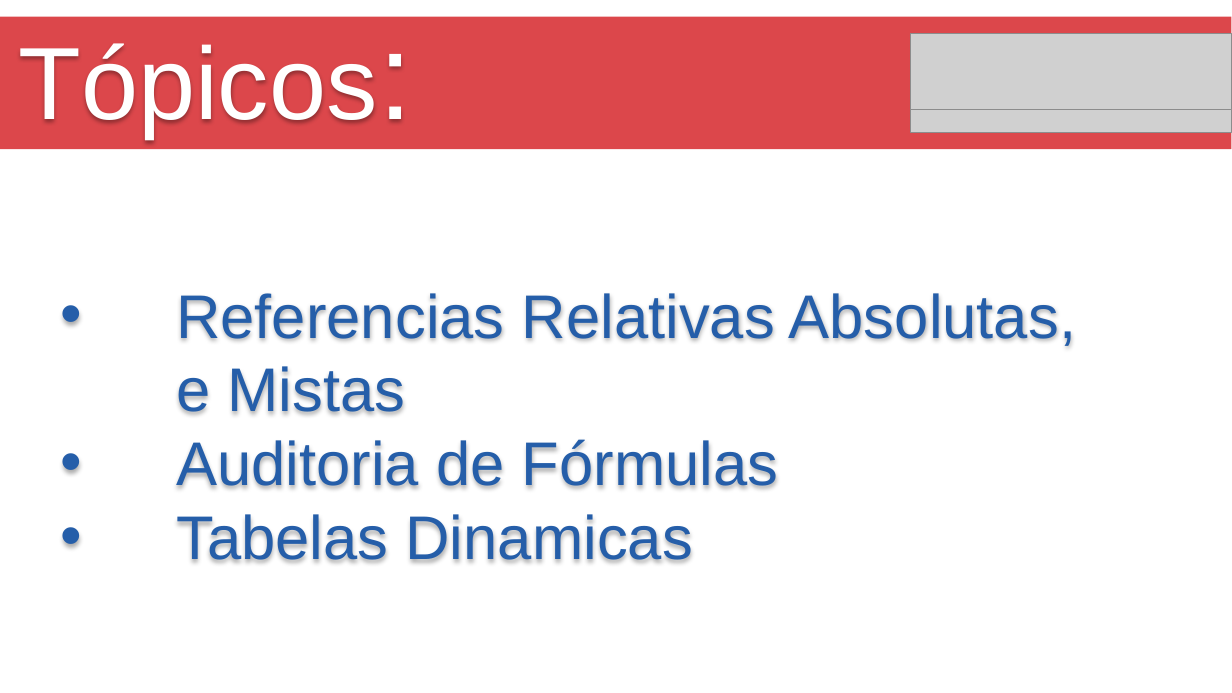
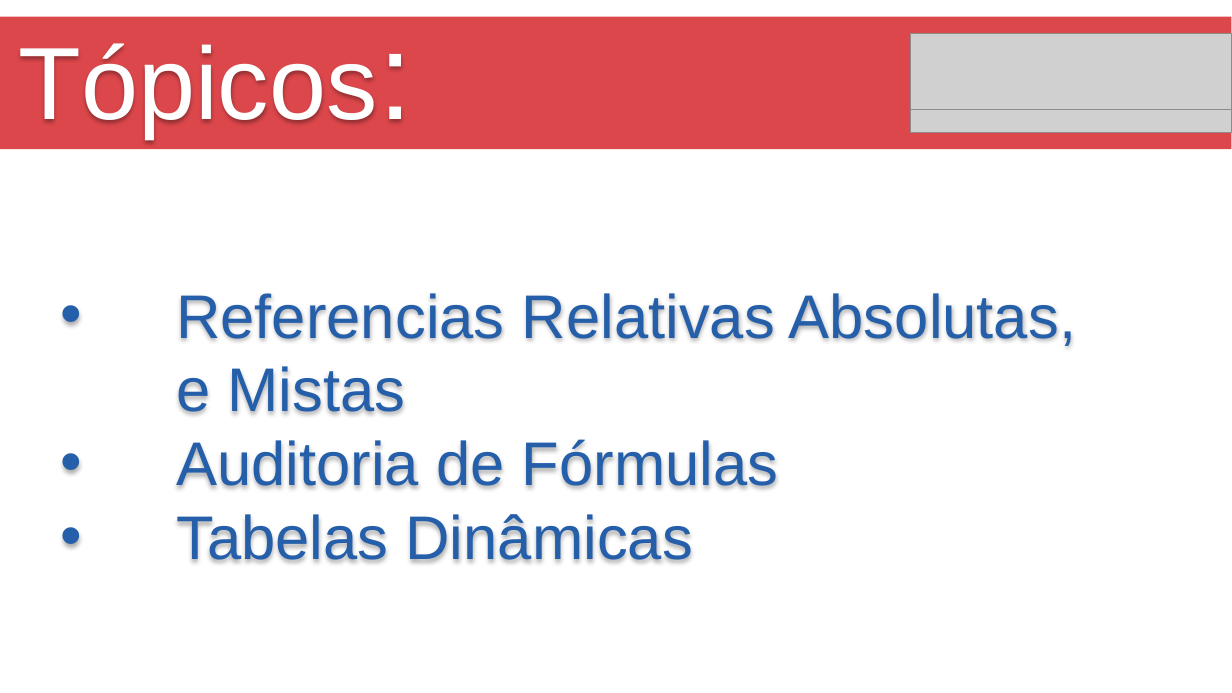
Before and after one commit to Marcsuper/TeachX, a slide deck: slide 2 of Turma Intensivo - Manhã Julho 2017/Aula 3/Aula de Excel 3.pptx. Drawn at 1232x693 pixels with LibreOffice and Linux fonts; fonts in the diff are those of the drawing; grey boxes stand for pictures. Boxes give left, top, right and bottom in pixels: in the first picture for what was removed or moved away, otherwise in the second. Text is boxed around its words. In the diff, an @@ line names an element or a change of style, - is before the commit and + after.

```diff
--- a/Turma Intensivo - Manhã Julho 2017/Aula 3/Aula de Excel 3.pptx
+++ b/Turma Intensivo - Manhã Julho 2017/Aula 3/Aula de Excel 3.pptx
@@ text at box(176, 514, 693, 562): text changed @@
-• Tabelas Dinamicas
+• Tabelas Dinâmicas
```
Also in this commit, not shown: 1 other slide changed, 15 other files.
